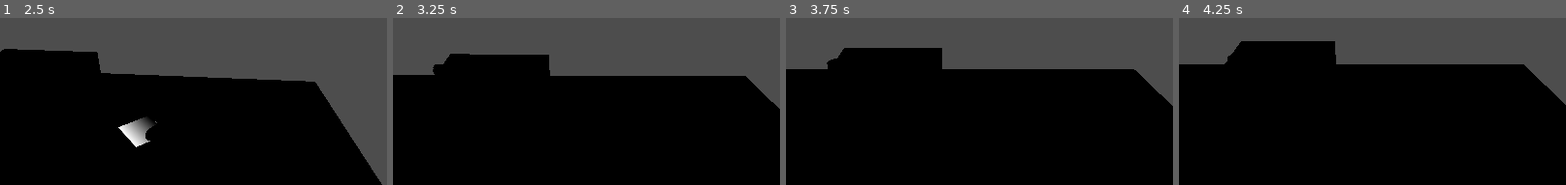
Above: before the commit, frames 1-4 (left to right).
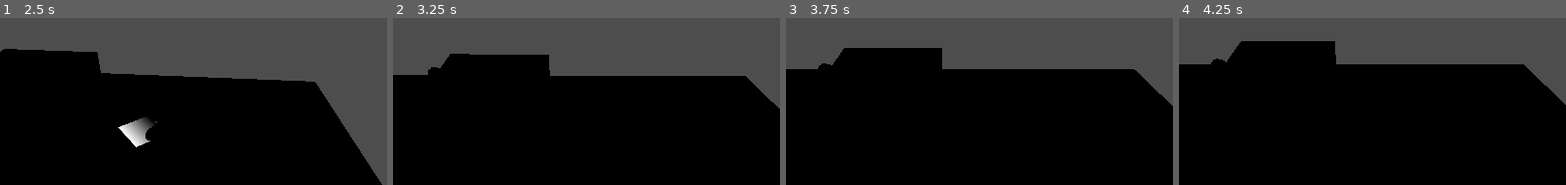
Above: after the commit, the same moments.

Repository: ZergioPC/aux_sombreron
Game: Godot game, scene res://Environment/map_testing.tscn
The game is run twice, just before and just after one commit, with the same random seed, the same clock (stepped at 60 frames per second) and the same inputs.
Inputs:
- Up to frame 1 (2.5 s): tap Enter at 0.5 s; hold Shift (run) 0.53-1.28 s; hold Up (move_forward) 0.53-2.03 s; tap X (attack) at 1.35 s; tap Shift (run) at 1.55 s; hold Left (move_left) from 2.03 s (still down); hold Shift (run) from 2.03 s (still down); tap Z (dash) at 2.1 s
- Up to frame 2 (3.25 s): keep holding Left (move_left); release Shift (run) at 2.78 s; tap Shift (run) at 2.85 s
- Up to frame 3 (3.75 s): release Left (move_left) at 3.53 s; hold Down (move_back) from 3.53 s (still down); hold Shift (run) from 3.53 s (still down); tap C (switch_character) at 3.6 s
- Up to frame 4 (4.25 s): keep holding Down (move_back); keep holding Shift (run)
The pictures show only the part of the screen within x 29-78%, y 0-50%; the shares and areas given below are measured in that part.

Frame 1 is identical in both runs. In frame 2, less than 0.1% of the frame differs, in the area x 9-13%, y 27-35%; in frame 3, 0.1%, in the area x 8-14%, y 24-31%; in frame 4, 0.1%.

Commit message:
BUGFIX. No se podia volver a la forma de perro, los npc no se restauraban correctamente

Diff:
--- a/Game/Cinematics/CinematicController.gd
+++ b/Game/Cinematics/CinematicController.gd
@@ -293,6 +293,9 @@
 	GameState.end_cinematic()
 
 	if not cancelled:
+		# Los NPC no capturados vuelven a su spawn antes de elegir el nuevo
+		# objetivo, para que el target se seleccione con las posiciones finales.
+		HuntManager.reset_npcs_to_spawn()
 		HuntManager.continue_hunt()
 
 	var finished_id := _cinematic_id
--- a/Game/HuntManager.gd
+++ b/Game/HuntManager.gd
@@ -19,6 +19,10 @@
 ## Objetivo de caza actual, o null si no hay ninguno.
 var current_target: NPCBase = null
 
+## Evita que la reaparición de NPC dispare una selección automática: el reset
+## elige el nuevo objetivo explícitamente al terminar.
+var _is_resetting: bool = false
+
 
 func _ready() -> void:
 	# Los NPC pueden añadirse más tarde; reaccionamos a su registro en el árbol.
@@ -58,7 +62,18 @@
 		return
 
 	target.is_captured = true
+
+	# El capturado no debe volver a aparecer en el siguiente reset.
+	NPCRespawnManager.mark_captured(target)
+
 	target.despawn()
+
+	# Capturar al objetivo es el evento que libera el bloqueo de forma: permite
+	# volver al perro para continuar la caza con sigilo. Se usa unlock y no
+	# clear_discovery para que el descubrimiento ya ocurrido no vuelva a bloquear
+	# la forma al reposicionar a los NPC en su spawn.
+	GameState.unlock_form_change()
+
 	target_captured.emit(target)
 
 
@@ -67,6 +82,30 @@
 	if GameState.is_cinematic_active:
 		return
 	select_random_target()
+
+
+## Devuelve a su posición de aparición a todos los NPC vivos no capturados.
+##
+## Se llama al terminar una cinemática de captura, antes de elegir un nuevo
+## objetivo, para que la selección se haga con los NPC ya reposicionados.
+func reset_npcs_to_spawn() -> void:
+	_is_resetting = true
+
+	# Los NPC que huyeron y desaparecieron vuelven a existir en su spawn.
+	NPCRespawnManager.respawn_missing()
+
+	for node in get_tree().get_nodes_in_group(&"npc"):
+		if not (node is NPCBase) or not is_instance_valid(node):
+			continue
+
+		var npc := node as NPCBase
+
+		if npc.is_captured or npc.is_queued_for_deletion():
+			continue
+
+		npc.return_to_spawn()
+
+	_is_resetting = false
 
 
 ## Indica si un NPC puede convertirse en objetivo de caza.
@@ -119,6 +158,9 @@
 	if not (node is NPCBase):
 		return
 
+	if _is_resetting:
+		return
+
 	if GameState.is_cinematic_active or current_target != null:
 		return
 
@@ -129,6 +171,9 @@
 	if not is_instance_valid(node):
 		return
 
+	if _is_resetting:
+		return
+
 	if current_target == null and not GameState.is_cinematic_active:
 		select_random_target()
 
--- a/NPCSystem/Base/NPCBase.gd
+++ b/NPCSystem/Base/NPCBase.gd
@@ -41,6 +41,15 @@
 @export var navigation_agent: NavigationAgent3D
 @export var model: Node3D
 
+@export_group("Spawn")
+## Posición a la que vuelve el NPC al terminar una cinemática de captura.
+## Con [member use_scene_position_as_spawn] activo se sobrescribe en runtime con
+## la posición de la escena y solo sirve como lectura.
+@export var spawn_position: Vector3 = Vector3.ZERO
+## Toma la posición de aparición del transform de la escena. Desactívalo para
+## definir manualmente [member spawn_position] en el Inspector.
+@export var use_scene_position_as_spawn: bool = true
+
 var behavior: NPCBehavior
 var state_machine: NPCStateMachine
 var perception: NPCPerception
@@ -65,6 +74,12 @@
 
 func _ready() -> void:
 	add_to_group(&"npc")
+
+	# La posición de spawn se toma del transform de aparición antes de que la
+	# navegación o la IA puedan desplazar al NPC.
+	if use_scene_position_as_spawn:
+		spawn_position = global_position
+
 	_resolve_references()
 	_configure_perception()
 
@@ -297,6 +312,32 @@
 
 
 # -----------------------------------------------------------------------------
+# SPAWN
+# -----------------------------------------------------------------------------
+
+## Devuelve al NPC a su posición de aparición y reinicia su estado a Idle.
+##
+## Se usa al terminar una cinemática para que los NPC no capturados vuelvan a su
+## spawn y puedan ser elegidos como nuevo objetivo. No hace nada si el NPC ya
+## fue capturado o está en cola de liberación.
+func return_to_spawn() -> void:
+	if is_captured or is_queued_for_deletion():
+		return
+
+	stop_movement()
+	velocity = Vector3.ZERO
+	global_position = spawn_position
+
+	# Evita que una ruta de navegación pendiente lo aleje del spawn.
+	if navigation_agent != null:
+		navigation_agent.target_position = spawn_position
+
+	# Volver a Idle evita que un NPC en escape quede excluido como objetivo.
+	request_state(&"idle")
+	play_animation(idle_animation)
+
+
+# -----------------------------------------------------------------------------
 # EVENTS AND STATE MACHINE
 # -----------------------------------------------------------------------------
 
--- /dev/null
+++ b/NPCSystem/NPCRespawnManager.gd
@@ -0,0 +1,181 @@
+extends Node
+
+## Controlador global de reaparición de NPC.
+##
+## Guarda un plano de cada NPC colocado en la escena: escena de origen, padre,
+## transform de aparición y sobreescrituras de instancia (zona segura y spawn).
+##
+## Cuando un NPC desaparece sin ser capturado (por ejemplo, al llegar a su zona
+## segura huyendo), [HuntManager] solicita [method respawn_missing] durante el
+## reset para recrearlo en su spawn. El NPC capturado se elimina del registro
+## con [method mark_captured] y nunca reaparece.
+##
+## Es un autoload porque la reaparición debe sobrevivir a los NPC liberados y no
+## depende de un nodo concreto del mapa.
+
+## Metadato que identifica las instancias recreadas por este controlador.
+const RESPAWN_META := &"npc_respawn_key"
+
+## Planos registrados, indexados por la ruta original del NPC en la escena.
+var _blueprints: Dictionary = {}
+
+
+func _ready() -> void:
+	get_tree().node_added.connect(_on_node_added)
+
+
+# -----------------------------------------------------------------------------
+# REGISTRO
+# -----------------------------------------------------------------------------
+
+## Registra un NPC cuando entra al árbol, después de su `_ready`.
+func _on_node_added(node: Node) -> void:
+	if not (node is NPCBase):
+		return
+
+	var npc := node as NPCBase
+
+	# Una instancia recreada ya tiene un plano asociado.
+	if npc.has_meta(RESPAWN_META):
+		return
+
+	if not npc.is_node_ready():
+		await npc.ready
+
+	if not is_instance_valid(npc):
+		return
+
+	_register(npc)
+
+
+func _register(npc: NPCBase) -> void:
+	var key := StringName(npc.get_path())
+	var existing: Variant = _blueprints.get(key)
+
+	if existing is Dictionary:
+		var existing_parent: Variant = (existing as Dictionary).get("parent")
+
+		# Mismo padre: el NPC ya estaba registrado.
+		if existing_parent == npc.get_parent():
+			return
+
+		# Escena recargada: el padre anterior ya no sirve, se reemplaza el plano.
+		_blueprints.erase(key)
+
+	var scene_path := npc.scene_file_path
+	if scene_path.is_empty():
+		push_warning(
+			"NPCRespawnManager: '%s' no tiene una escena de origen." % npc.name
+		)
+		return
+
+	var packed := load(scene_path) as PackedScene
+	if packed == null:
+		push_warning(
+			"NPCRespawnManager: no se pudo cargar la escena '%s' de '%s'."
+			% [scene_path, npc.name]
+		)
+		return
+
+	_blueprints[key] = {
+		"scene": packed,
+		"parent": npc.get_parent(),
+		"name": npc.name,
+		"transform": npc.global_transform,
+		"spawn_position": npc.spawn_position,
+		"use_scene_position_as_spawn": npc.use_scene_position_as_spawn,
+		"safe_zone": npc.safe_zone,
+		"instance": npc,
+	}
+
+	npc.set_meta(RESPAWN_META, key)
+
+
+## Elimina del registro al NPC capturado para que no vuelva a aparecer.
+func mark_captured(npc: NPCBase) -> void:
+	if npc == null or not is_instance_valid(npc):
+		return
+
+	var key: Variant = npc.get_meta(RESPAWN_META, &"")
+	if key == &"":
+		return
+
+	_blueprints.erase(key)
+
+
+# -----------------------------------------------------------------------------
+# REAPARICIÓN
+# -----------------------------------------------------------------------------
+
+## Recrea en su spawn a todos los NPC registrados cuya instancia ya no exista.
+func respawn_missing() -> void:
+	_prune_invalid_blueprints()
+
+	for key in _blueprints.keys():
+		var blueprint: Dictionary = _blueprints[key]
+		var instance: Variant = blueprint.get("instance")
+
+		if is_instance_valid(instance) and not instance.is_queued_for_deletion():
+			continue
+
+		_respawn(key, blueprint)
+
+
+func _respawn(key: StringName, blueprint: Dictionary) -> void:
+	var parent: Variant = blueprint.get("parent")
+
+	if not is_instance_valid(parent):
+		_blueprints.erase(key)
+		return
+
+	var packed: Variant = blueprint.get("scene")
+	if not (packed is PackedScene):
+		_blueprints.erase(key)
+		return
+
+	var npc := (packed as PackedScene).instantiate() as NPCBase
+	if npc == null:
+		push_warning("NPCRespawnManager: la escena registrada no es un NPCBase.")
+		return
+
+	var spawn_transform: Transform3D = blueprint.get(
+		"transform", Transform3D.IDENTITY
+	)
+
+	npc.name = StringName(blueprint.get("name", npc.name))
+	npc.use_scene_position_as_spawn = bool(
+		blueprint.get("use_scene_position_as_spawn", true)
+	)
+	npc.spawn_position = blueprint.get("spawn_position", Vector3.ZERO)
+
+	var safe_zone: Variant = blueprint.get("safe_zone")
+	if safe_zone is Node3D and is_instance_valid(safe_zone):
+		npc.safe_zone = safe_zone
+
+	# El transform local se calcula antes de añadirlo para que `_ready` capture
+	# la posición de spawn correcta aunque el padre tenga transform.
+	if parent is Node3D:
+		npc.transform = (parent as Node3D).global_transform.affine_inverse() * spawn_transform
+	else:
+		npc.transform = spawn_transform
+
+	# Evita un segundo registro si `node_added` ocurre después del await.
+	npc.set_meta(RESPAWN_META, key)
+
+	parent.add_child(npc)
+
+	# Refuerza el transform global por si el padre cambió entre el registro y
+	# la reaparición.
+	npc.global_transform = spawn_transform
+
+	blueprint["instance"] = npc
+	_blueprints[key] = blueprint
+
+
+func _prune_invalid_blueprints() -> void:
+	for key in _blueprints.keys():
+		var blueprint: Dictionary = _blueprints[key]
+		var parent: Variant = blueprint.get("parent")
+
+		if not is_instance_valid(parent):
+			_blueprints.erase(key)
--- a/project.godot
+++ b/project.godot
@@ -19,6 +19,7 @@
 
 GameState="*res://Game/GameState.gd"
 HuntManager="*res://Game/HuntManager.gd"
+NPCRespawnManager="*res://NPCSystem/NPCRespawnManager.gd"
 
 [input]
 
